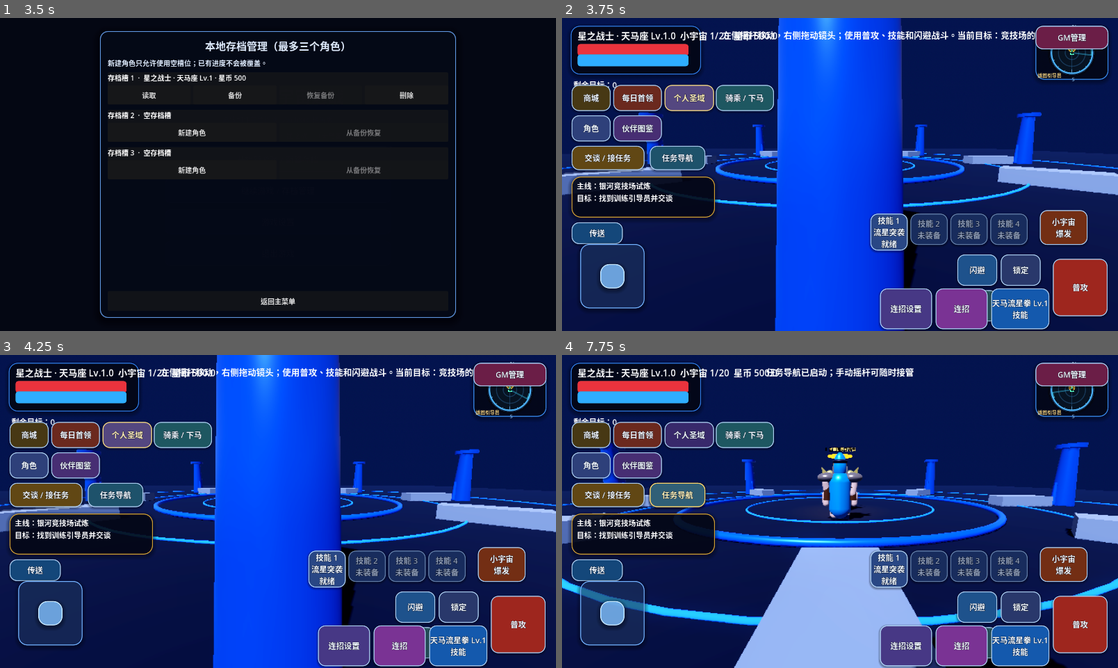
Above: before the commit, frames 1-4 (two rows, left to right).
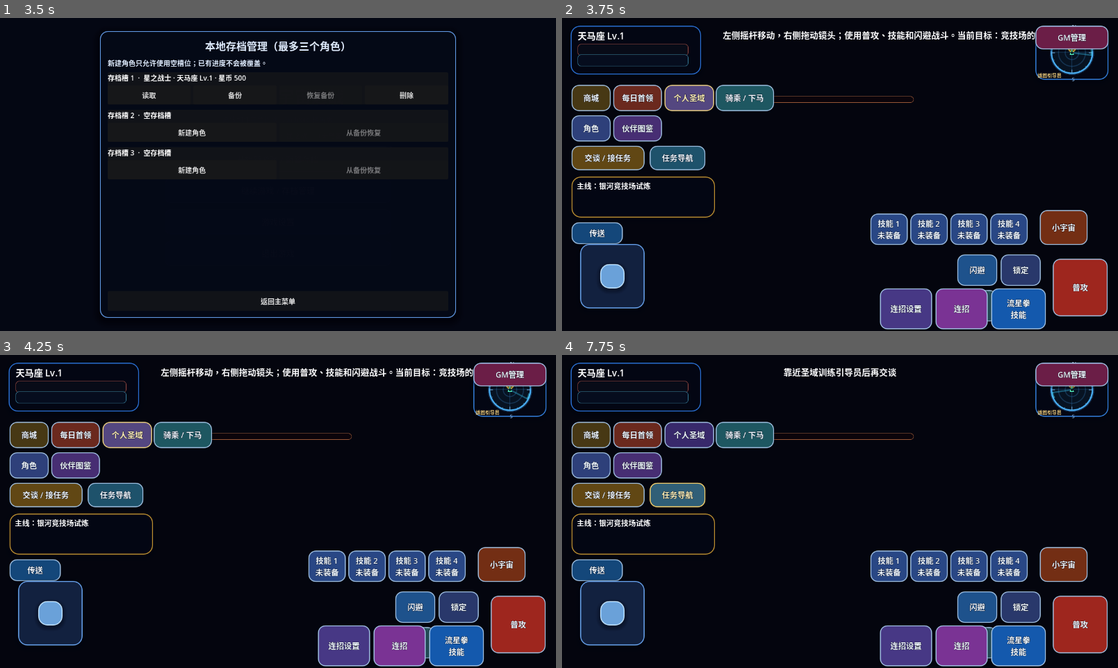
Above: after the commit, the same moments.

Repository: Qazwesrd/Saint-Seiya-Universe-War
Game: Godot game, scene res://scenes/main_menu.tscn
Two runs of this game, one before a commit and one after it. Both use one fixed random seed, a clock stepped at 60 frames per second and the inputs below.
Inputs:
- Up to frame 1 (3.5 s): click "开始新游戏 / 新建存档" at 0.5 s; click "开始新游戏 / 新建存档" at 1.25 s; click "继续游戏 / 存档管理" at 2 s; click "游戏设置" at 2.75 s
- Up to frame 2 (3.75 s): click "读取" at 3.5 s
- Up to frame 3 (4.25 s): no input
- Up to frame 4 (7.75 s): click "闪避" at 4.25 s; click "防御" at 5 s; click "普攻" at 5.75 s; click "交谈 / 接任务" at 6.5 s; click "任务导航" at 7.25 s

Frame 1 is identical in both runs. In frame 2, 76% of the frame differs, in the area x 0-100%, y 0-100%; in frame 3, 76%; in frame 4, 77%.
Error after the commit: Parse Error: Identifier "class_data" not declared in the current scope. (res://scripts/player.gd:1093)

Commit message:
Polish dodge guard and skill combat feedback

Diff:
--- a/game/scripts/player.gd
+++ b/game/scripts/player.gd
@@ -40,6 +40,11 @@
 var combat_pose_duration := 0.0
 var combat_pose_strength := 0.0
 var combat_pose_motion := "strike"
+var combat_feedback_node: MeshInstance3D
+var combat_feedback_material: StandardMaterial3D
+var combat_feedback_timer := 0.0
+var combat_feedback_duration := 0.0
+var combat_feedback_color := Color.WHITE
 var auto_target_timer := 0.0
 var body_mat: StandardMaterial3D
 var visual_flash_timer := 0.0
@@ -167,6 +172,7 @@
     visual_root.add_child(eye_band)
 
     _build_armor_visuals()
+    _build_combat_feedback_visual()
     RPGState.state_changed.connect(_on_rpg_state_changed)
     mount_indicator = MeshInstance3D.new()
     var mount_ring := TorusMesh.new()
@@ -195,6 +201,16 @@
 func _animate_visual_motion(delta: float) -> void:
     if not is_instance_valid(visual_root):
         return
+    if is_instance_valid(combat_feedback_node):
+        combat_feedback_timer = maxf(0.0, combat_feedback_timer - delta)
+        var feedback_ratio := combat_feedback_timer / maxf(0.001, combat_feedback_duration)
+        combat_feedback_node.visible = combat_feedback_timer > 0.0
+        if combat_feedback_timer > 0.0:
+            var feedback_progress := 1.0 - feedback_ratio
+            var feedback_scale := lerpf(0.72, 1.55, feedback_progress)
+            combat_feedback_node.scale = Vector3.ONE * feedback_scale
+            combat_feedback_material.albedo_color = Color(combat_feedback_color.r, combat_feedback_color.g, combat_feedback_color.b, 0.42 * feedback_ratio)
+            combat_feedback_material.emission = combat_feedback_color * (0.45 + feedback_ratio * 1.8)
     var planar_speed := Vector2(velocity.x, velocity.z).length()
     var movement_ratio := clampf(planar_speed / 7.0, 0.0, 1.0)
     var clock := float(Time.get_ticks_msec()) * 0.012
@@ -264,6 +280,37 @@
         if limb_index < leg_nodes.size():
             leg_nodes[limb_index].rotation.x = lerp_angle(leg_nodes[limb_index].rotation.x, leg_target, minf(1.0, delta * 10.0))
 
+func _build_combat_feedback_visual() -> void:
+    if not is_instance_valid(visual_root):
+        return
+    combat_feedback_node = MeshInstance3D.new()
+    combat_feedback_node.name = "CombatFeedbackRing"
+    var ring := TorusMesh.new()
+    ring.inner_radius = 0.56
+    ring.outer_radius = 0.72
+    combat_feedback_node.mesh = ring
+    combat_feedback_node.position = Vector3(0.0, 0.12, 0.0)
+    combat_feedback_node.rotation.x = PI * 0.5
+    combat_feedback_material = StandardMaterial3D.new()
+    combat_feedback_material.shading_mode = BaseMaterial3D.SHADING_MODE_UNSHADED
+    combat_feedback_material.transparency = BaseMaterial3D.TRANSPARENCY_ALPHA
+    combat_feedback_material.albedo_color = Color(0.25, 0.8, 1.0, 0.0)
+    combat_feedback_material.emission_enabled = true
+    combat_feedback_material.emission = Color(0.25, 0.8, 1.0)
+    combat_feedback_material.emission_energy_multiplier = 1.4
+    combat_feedback_node.material_override = combat_feedback_material
+    combat_feedback_node.visible = false
+    visual_root.add_child(combat_feedback_node)
+
+func _play_combat_feedback(color: Color, duration: float = 0.34) -> void:
+    if not is_instance_valid(combat_feedback_node):
+        return
+    combat_feedback_color = color
+    combat_feedback_duration = maxf(0.12, duration)
+    combat_feedback_timer = combat_feedback_duration
+    combat_feedback_node.visible = true
+    combat_feedback_node.scale = Vector3.ONE * 0.72
+
 func _play_skill_pose(profile: Dictionary) -> void:
     if not is_instance_valid(visual_root):
         return
@@ -822,6 +869,7 @@
     if direction.length() < 0.1: direction = -global_transform.basis.z
     velocity = direction.normalized() * (15.0 if not heavenly_wings else 18.0)
     _play_attack_pose(0.7)
+    _play_combat_feedback(Color(0.28, 0.88, 1.0) if not heavenly_wings else Color(0.72, 0.94, 1.0), 0.42)
     game.call("show_notice", "闪避！短暂无敌" if not heavenly_wings else "光翼闪身！天衣短暂无敌")
     _register_custom_combo_input("dodge")
 func toggle_lock() -> void:
@@ -913,6 +961,11 @@
 
 func guard() -> void:
     apply_temporary_buff(0.0, 0.35, 1.2)
+    combat_pose_motion = "guard"
+    combat_pose_duration = 0.42
+    combat_pose_timer = combat_pose_duration
+    combat_pose_strength = 1.0
+    _play_combat_feedback(Color(1.0, 0.72, 0.24), 0.38)
     game.call("show_notice", "架势防御！")
     _register_custom_combo_input("guard")
 
@@ -1037,6 +1090,7 @@
     var ability_profile: Dictionary = SkillSystem.get_ability_effect_profile(ability)
     var animation_profile: Dictionary = SkillAnimationCatalog.get_profile(class_id, ability)
     _play_skill_pose(animation_profile)
+    _play_combat_feedback(Color(class_data.get("color", Color(0.3, 0.72, 1.0))), 0.46)
     CombatSessionManager.record_skill_cast()
     ability_cooldowns[ability_id] = float(ability.get("cooldown", 6))
     var class_data: Dictionary = SkillSystem.get_class_skill(class_id)
